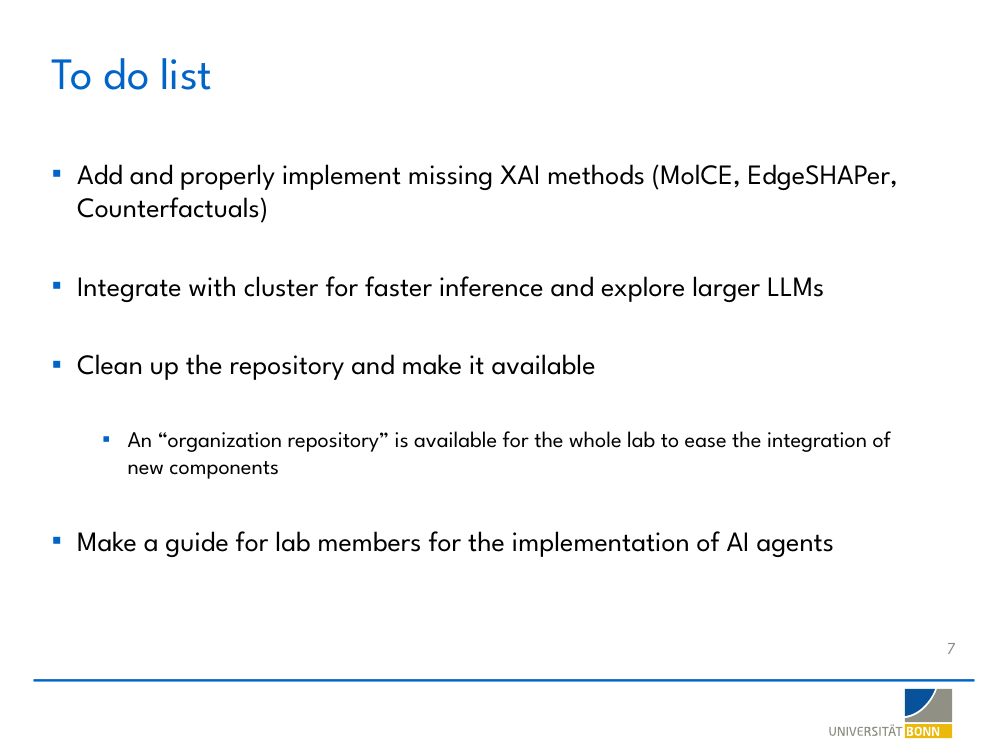
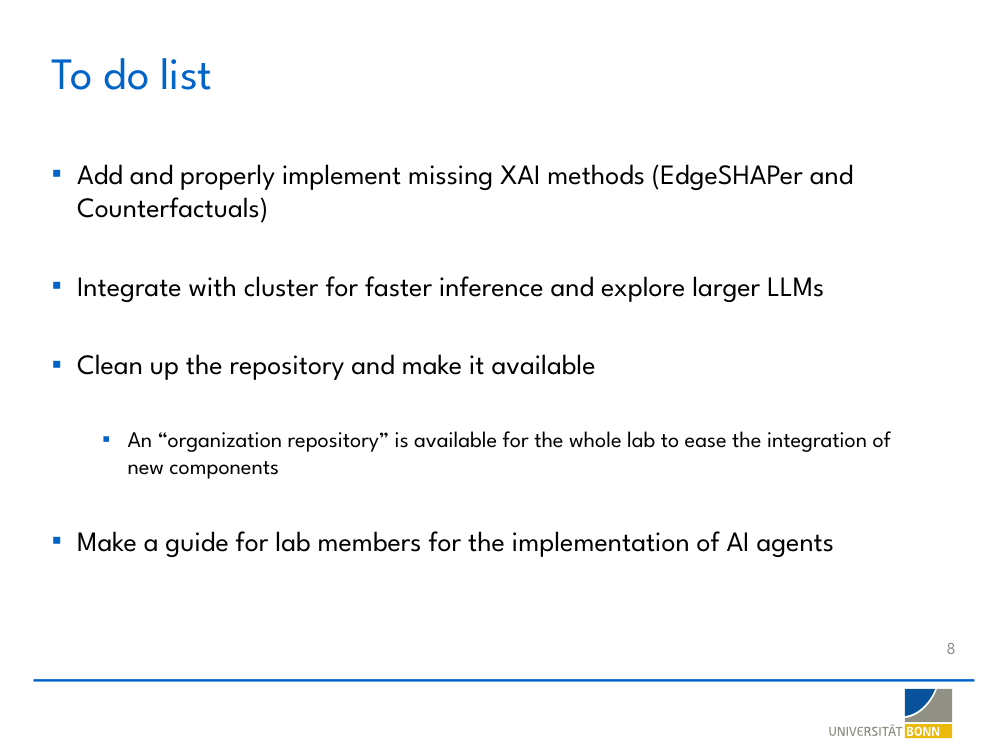
Before and after one commit to LSI-Uni-Bonn/ChemicHAL, a slide deck: slide 8 of slides/AI_Agent_Explainability.pptx (slide 7 before the commit). Drawn at 1008x756 pixels with LibreOffice and Linux fonts; fonts in the diff are those of the drawing; background and template pictures are left out. Boxes give left, top, right and bottom in pixels: in the first picture for what was removed or moved away, otherwise in the second. Text is boxed around its words. In the diff, an @@ line names an element or a change of style, - is before the commit and + after.

```diff
--- a/slides/AI_Agent_Explainability.pptx
+++ b/slides/AI_Agent_Explainability.pptx
@@ text at [77,164,853,223]: text changed @@
-▪ Add and properly implement missing XAI methods (MolCE, EdgeSHAPer, Counterfactuals)
+▪ Add and properly implement missing XAI methods (EdgeSHAPer and Counterfactuals)
@@ page number at [947,643,956,654]: text changed @@
-7
+8
```
Also in this commit, not shown: 2 other slides changed, 1 slide added.
